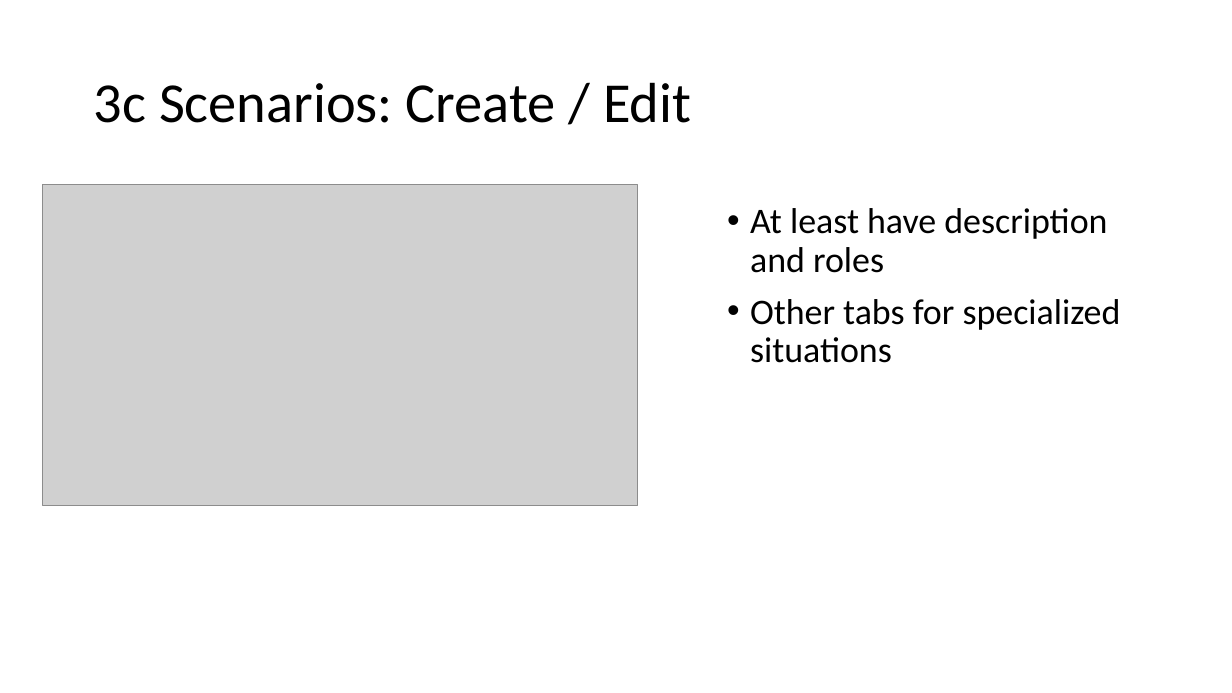
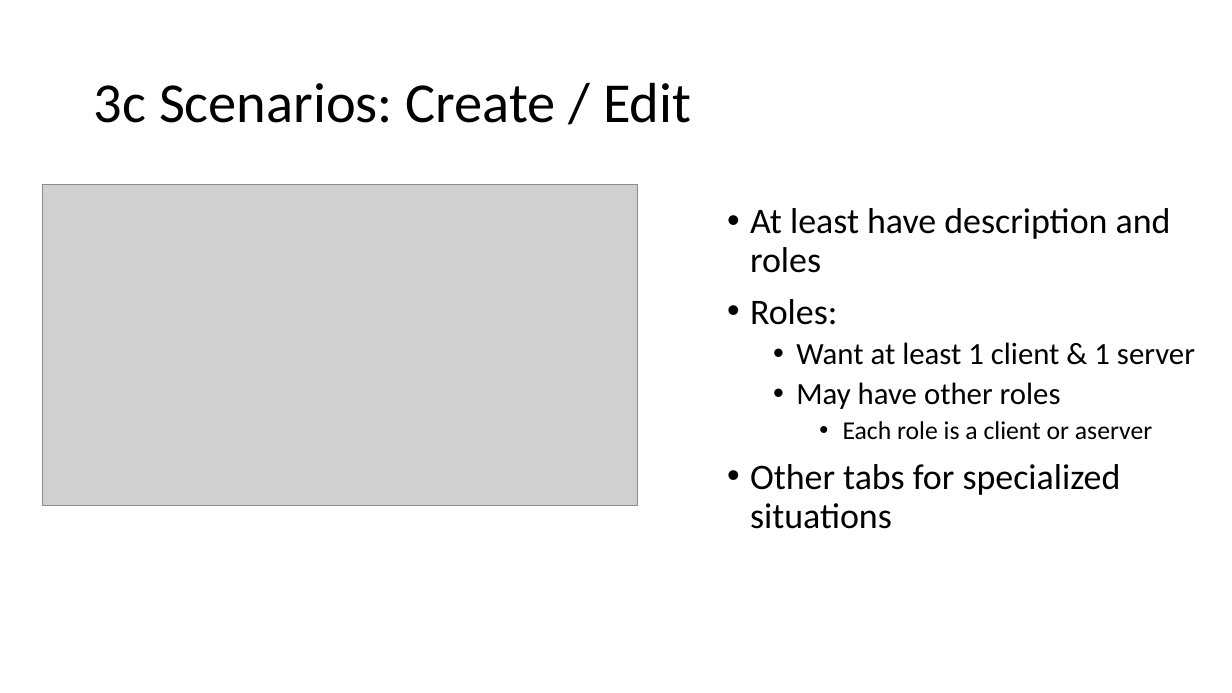
Before and after one commit to davidhay25/framingham, a slide deck: slide 17 of artifacts/conMan.pptx (slide 14 before the commit). Drawn at 1232x693 pixels with LibreOffice and Linux fonts; fonts in the diff are those of the drawing; grey boxes stand for pictures. Boxes give left, top, right and bottom in pixels: in the first picture for what was removed or moved away, otherwise in the second. Text is boxed around its words. In the diff, an @@ line names an element or a change of style, - is before the commit and + after.

```diff
--- a/artifacts/conMan.pptx
+++ b/artifacts/conMan.pptx
@@ text at (x1=750, y1=299, x2=1195, y2=440): paragraphs added @@
+• Roles:
+  • Want at least 1 client & 1 server
+  • May have other roles
+    • Each role is a client or aserver
```
Also in this commit, not shown: 11 other slides changed, 8 slides added, 2 other files.
